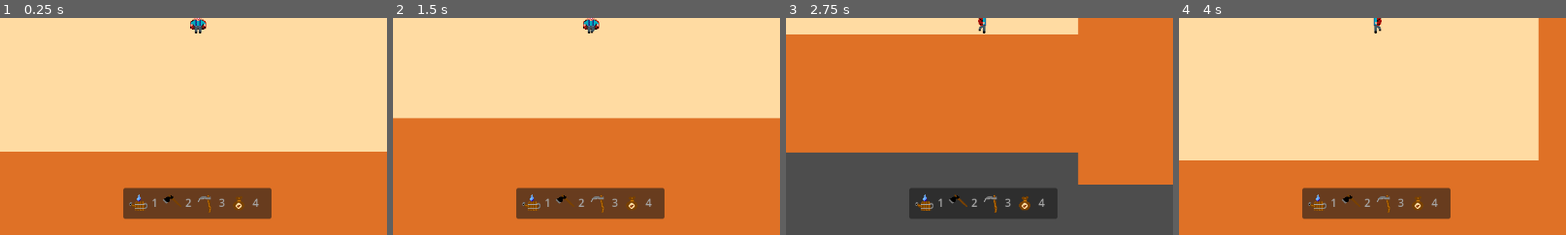
Above: before the commit, frames 1-4 (left to right).
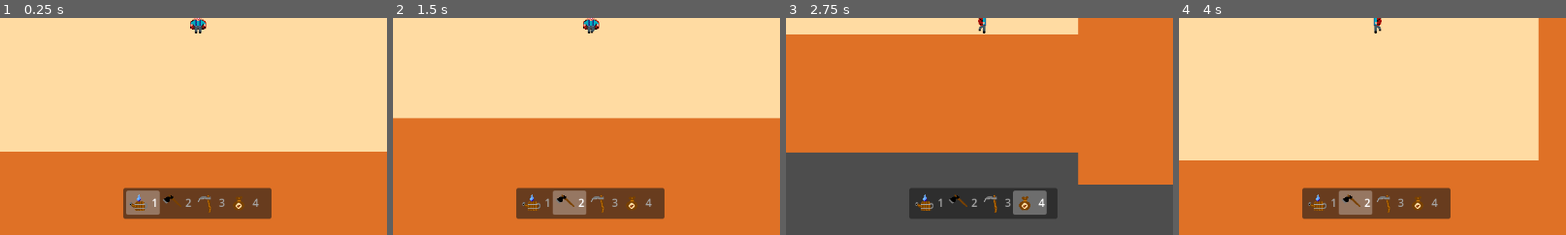
Above: after the commit, the same moments.

Repository: eskelProgramming/LadybugGardening
Game: Godot game, scene res://levels/farm.tscn
Same seed, same stepped clock (60 frames per second), same inputs: the game is played once before the commit and once after it.
Inputs:
- Up to frame 1 (0.25 s): no input
- Up to frame 2 (1.5 s): tap Enter at 0.5 s; hold D (right) 0.53-1.28 s; tap 1 (toolbar_1, bound only after the commit) at 0.6 s; tap 2 (toolbar_2, bound only after the commit) at 0.8, 1.35 s; hold S (down) from 1.28 s (still down)
- Up to frame 3 (2.75 s): tap 3 (toolbar_3, bound only after the commit) at 1.55, 2.1 s; release S (down) at 2.03 s; hold D (right) from 2.03 s (still down); tap 4 (toolbar_4, bound only after the commit) at 2.3 s
- Up to frame 4 (4 s): release D (right) at 2.78 s; hold W (up) 2.78-3.53 s; tap 4 (toolbar_4, bound only after the commit) at 2.85 s; tap 1 (toolbar_1, bound only after the commit) at 3.05, 3.6 s; hold A (left) from 3.53 s (still down); tap 2 (toolbar_2, bound only after the commit) at 3.8 s
The pictures show only the part of the screen within x 25-74%, y 50-100%; the shares and areas given below are measured in that part.

The runs differ from the first frame. In frame 1, 0.8% of the frame differs, in the area x 32-42%, y 79-91%; in frame 2, 0.9%, in the area x 41-50%, y 79-91%; in frame 3, 0.9%; in frame 4, 0.9%.

Commit message:
Toolbar Fully Functional
Toolbar is fully functional. 1-4 keys work correctly. Mouse selection also works.

Diff:
--- a/characters/ladybug/ladybug.gd
+++ b/characters/ladybug/ladybug.gd
@@ -1,11 +1,13 @@
 extends CharacterBody2D
 
 @onready var _animated_sprite = $AnimatedSprite2D
+@onready var toolbar = $toolbar
 
 # Properties
 @export var speed = 250.0
 var face_direction = "down"
 var animation_to_play = "idle_down"
+var current_tool = Tools.WATERING_CAN
 
 # Start front idle animation on load
 func _ready():
@@ -38,5 +40,39 @@
 	animation_to_play = ("walk" if velocity.length() > 0.0 else "idle") + "_" + face_direction
 	_animated_sprite.play(animation_to_play)
 
+	if Input.is_action_just_pressed("toolbar_1"):
+		current_tool = Tools.WATERING_CAN
+	if Input.is_action_just_pressed("toolbar_2"):
+		current_tool = Tools.HOE
+	if Input.is_action_just_pressed("toolbar_3"):
+		current_tool = Tools.SCYTHE
+	if Input.is_action_just_pressed("toolbar_4"):
+		current_tool = Tools.SEEDBAG
+
 	# Move character, slide at collision
 	move_and_slide()
+
+	# Set the toolbar to the correct tool
+	match current_tool:
+		Tools.WATERING_CAN:
+			toolbar.select(0)
+		Tools.HOE:
+			toolbar.select(1)
+		Tools.SCYTHE:
+			toolbar.select(2)
+		Tools.SEEDBAG:
+			toolbar.select(3)
+
+enum Tools { WATERING_CAN, HOE, SCYTHE, SEEDBAG }
+
+
+func _on_toolbar_item_clicked(index: int, at_position: Vector2, mouse_button_index: int) -> void:
+	match index:
+		0:
+			current_tool = Tools.WATERING_CAN
+		1:
+			current_tool = Tools.HOE
+		2:
+			current_tool = Tools.SCYTHE
+		3:
+			current_tool = Tools.SEEDBAG
--- a/characters/ladybug/ladybug.tscn
+++ b/characters/ladybug/ladybug.tscn
@@ -184,7 +184,7 @@
 
 [node name="Camera2D" type="Camera2D" parent="CharacterBody2D"]
 
-[node name="ItemList" type="ItemList" parent="CharacterBody2D"]
+[node name="toolbar" type="ItemList" parent="CharacterBody2D"]
 texture_filter = 1
 anchors_preset = 7
 anchor_left = 0.5
@@ -209,3 +209,5 @@
 item_2/icon = ExtResource("5_uh8up")
 item_3/text = "4"
 item_3/icon = ExtResource("6_ebcud")
+
+[connection signal="item_clicked" from="CharacterBody2D/toolbar" to="CharacterBody2D" method="_on_toolbar_item_clicked"]
--- a/project.godot
+++ b/project.godot
@@ -37,6 +37,26 @@
 "events": [Object(InputEventKey,"resource_local_to_scene":false,"resource_name":"","device":-1,"window_id":0,"alt_press …(192 unchanged characters)…
 ]
 }
+toolbar_1={
+"deadzone": 0.2,
+"events": [Object(InputEventKey,"resource_local_to_scene":false,"resource_name":"","device":-1,"window_id":0,"alt_pressed":false,"shift_pressed":false,"ctrl_pressed":false,"meta_pressed":false,"pressed":false,"keycode":0,"physical_keycode":49,"key_label":0,"unicode":49,"location":0,"echo":false,"script":null)
+]
+}
+toolbar_2={
+"deadzone": 0.2,
+"events": [Object(InputEventKey,"resource_local_to_scene":false,"resource_name":"","device":-1,"window_id":0,"alt_pressed":false,"shift_pressed":false,"ctrl_pressed":false,"meta_pressed":false,"pressed":false,"keycode":0,"physical_keycode":50,"key_label":0,"unicode":50,"location":0,"echo":false,"script":null)
+]
+}
+toolbar_3={
+"deadzone": 0.2,
+"events": [Object(InputEventKey,"resource_local_to_scene":false,"resource_name":"","device":-1,"window_id":0,"alt_pressed":false,"shift_pressed":false,"ctrl_pressed":false,"meta_pressed":false,"pressed":false,"keycode":0,"physical_keycode":51,"key_label":0,"unicode":51,"location":0,"echo":false,"script":null)
+]
+}
+toolbar_4={
+"deadzone": 0.2,
+"events": [Object(InputEventKey,"resource_local_to_scene":false,"resource_name":"","device":-1,"window_id":0,"alt_pressed":false,"shift_pressed":false,"ctrl_pressed":false,"meta_pressed":false,"pressed":false,"keycode":0,"physical_keycode":52,"key_label":0,"unicode":52,"location":0,"echo":false,"script":null)
+]
+}
 
 [rendering]
 
